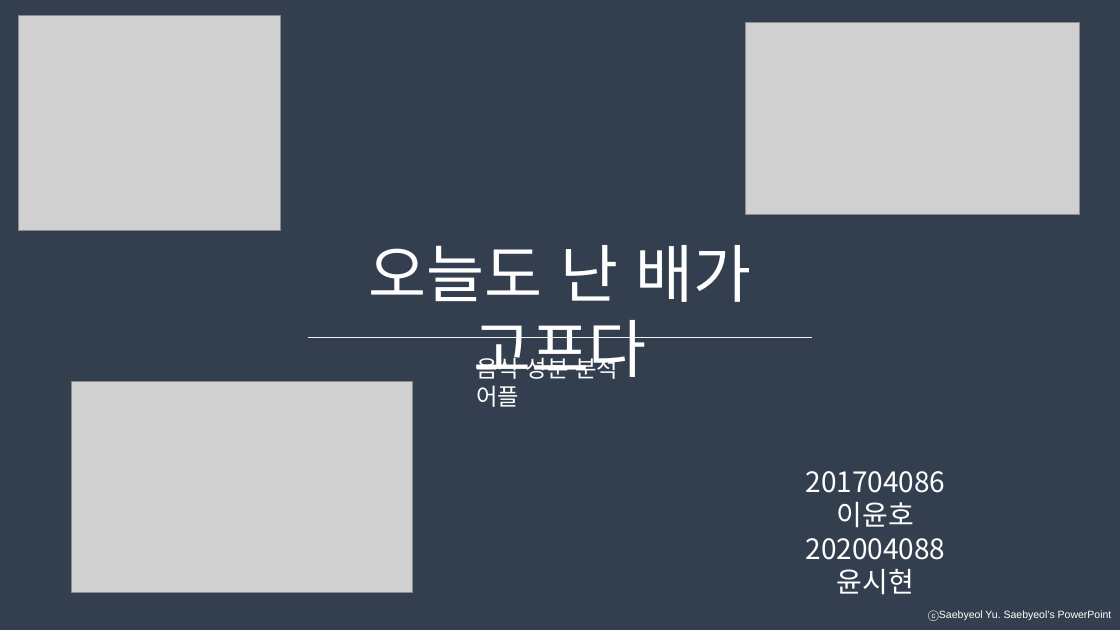
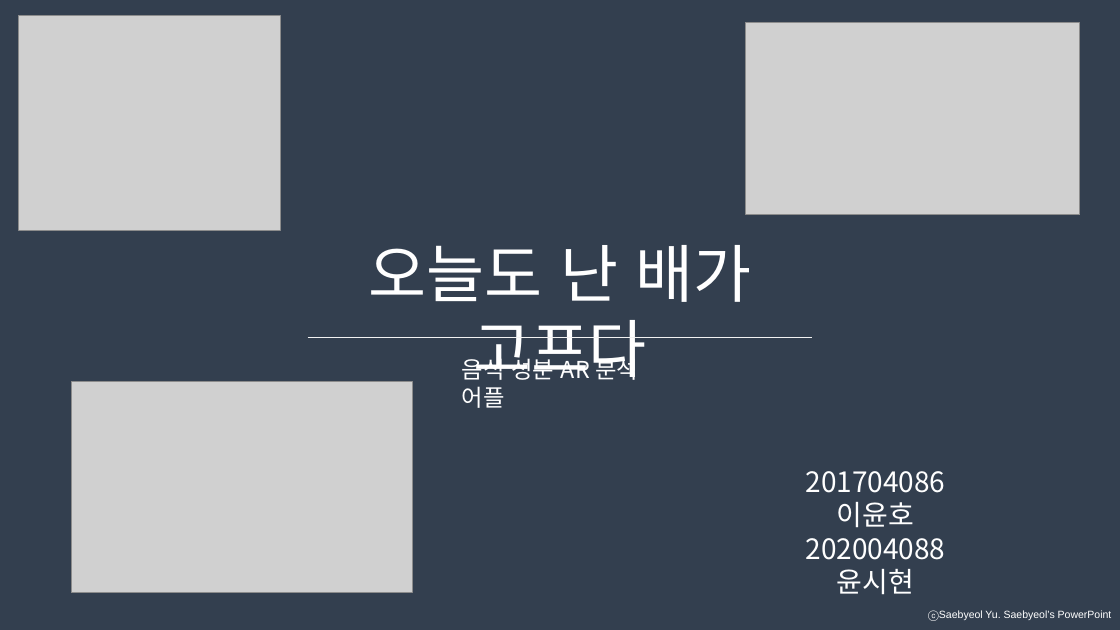
Before and after one commit to developerYHLee/University_Homework, a slide deck: slide 1 of 기말과제.pptx. Drawn at 1120x630 pixels with LibreOffice and Linux fonts; fonts in the diff are those of the drawing; grey boxes stand for pictures. Boxes give left, top, right and bottom in pixels: in the first picture for what was removed or moved away, otherwise in the second. Text is boxed around its words. In the diff, an @@ line names an element or a change of style, - is before the commit and + after.

```diff
--- a/기말과제.pptx
+++ b/기말과제.pptx
@@ text at bbox=[462, 354, 638, 408]: text changed @@
-음식 성분 분석 어플
+음식 성분 AR 분석 어플
```
Also in this commit, not shown: 2 other slides changed, 2 slides added, 2 slides removed.
